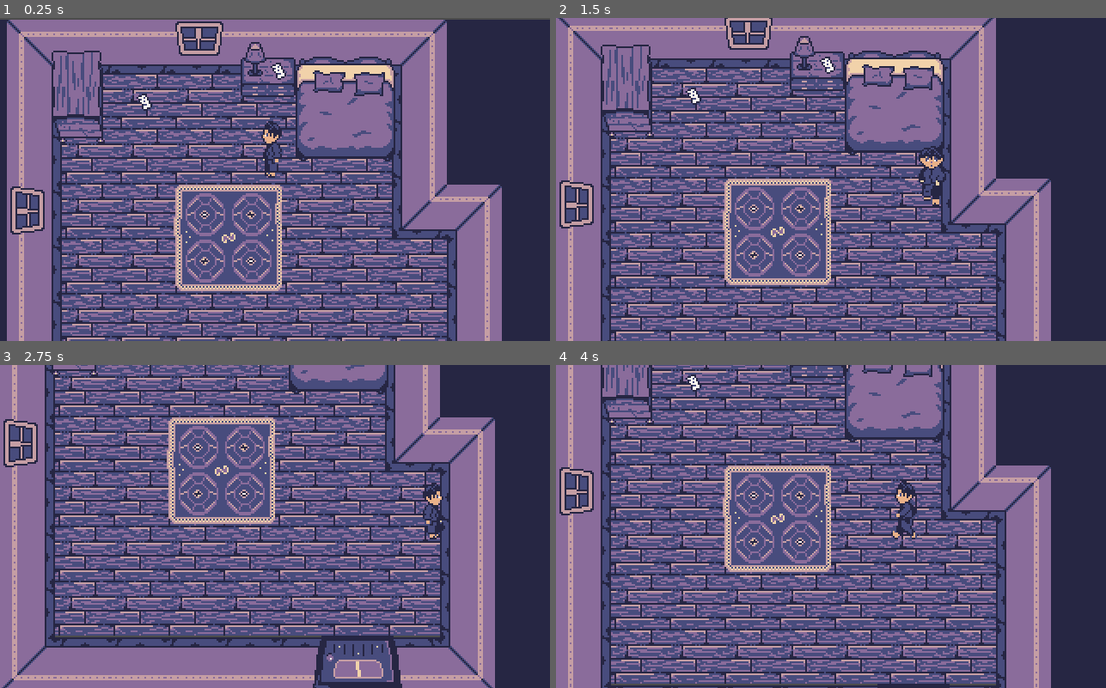
Above: before the commit, frames 1-4 (two rows, left to right).
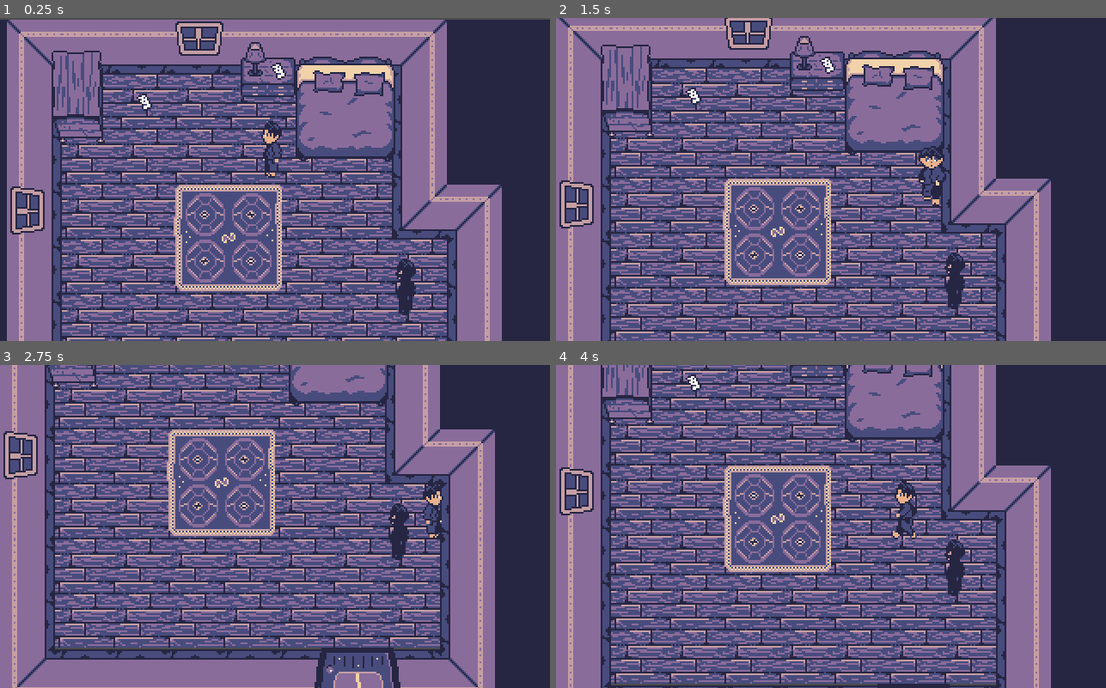
Above: after the commit, the same moments.

Repository: chickendude/dark-pages
Game: Godot game, scene res://Maps/WillsRoom.tscn
The game is run twice, just before and just after one commit, with the same random seed, the same clock (stepped at 60 frames per second) and the same inputs.
Inputs:
- Up to frame 1 (0.25 s): no input
- Up to frame 2 (1.5 s): tap Enter (ui_accept) at 0.5, 1.35 s; hold Right (ui_right) 0.53-1.28 s; hold Enter (ui_accept) 0.53-1.28 s; hold Down (ui_down) from 1.28 s (still down)
- Up to frame 3 (2.75 s): tap Enter (ui_accept) at 1.52, 1.82 s; release Down (ui_down) at 2.03 s; hold Right (ui_right) from 2.03 s (still down); hold Enter (ui_accept) from 2.03 s (still down)
- Up to frame 4 (4 s): release Right (ui_right) at 2.78 s; release Enter (ui_accept) at 2.78 s; hold Up (ui_up) 2.78-3.53 s; tap Enter (ui_accept) at 2.85, 3.02, 3.32 s; hold Left (ui_left) from 3.53 s (still down); hold Enter (ui_accept) from 3.53 s (still down)

The runs differ from the first frame. In frame 1, 0.4% of the frame differs, in the area x 71-76%, y 74-93%; in frame 2, 0.4%; in frame 3, 43%, in the area x 0-90%, y 0-100%; in frame 4, 0.4%.

Commit message:
Add monster stepdad + check if player is in sight.

Diff:
--- /dev/null
+++ b/Characters/StepdadMonster.gd
@@ -0,0 +1,56 @@
+extends KinematicBody2D
+
+class_name StepdadMonster
+
+onready var animation_tree = $AnimationTree
+onready var animation_state = animation_tree["parameters/playback"]
+onready var sight_range = $SightRangeArea
+onready var raycast = $RayCast2D
+
+var direction := Vector2.ZERO
+var will_in_range := false
+var will : Will= null
+
+export var SPEED = 100
+
+func _ready():
+    var _e = sight_range.connect("body_entered", self, "_player_in_range")
+    _e = sight_range.connect("body_exited", self, "_player_out_of_range")
+
+func _physics_process(_delta):
+    if will_in_range:
+        _check_in_sight()
+    if direction:
+        animation_state.travel("Walk")
+        _set_animation_direction(direction)
+    else:
+        animation_state.travel("Idle")
+
+    var _e = move_and_slide(direction.normalized() * SPEED)
+
+func _unhandled_input(_event):
+#    direction.x = Input.get_action_strength("ui_right") - Input.get_action_strength("ui_left")
+#    direction.y = Input.get_action_strength("ui_down") - Input.get_action_strength("ui_up")
+    pass
+
+func _set_animation_direction(_direction):
+    animation_tree.set("parameters/Walk/blend_position", _direction)
+    animation_tree.set("parameters/Idle/blend_position", _direction)
+
+func _check_in_sight():
+    if will:
+        # raycast cast_to coordinates are local to the raycast, so need to account for that
+        raycast.cast_to = will.position - position - raycast.position - Vector2(0, 10)
+        raycast.force_raycast_update()
+        if not raycast.is_colliding():
+            print('Gotcha!')
+
+# signal functions
+
+func _player_in_range(body : Will):
+    will_in_range = true
+    will = body
+
+func _player_out_of_range(body : Will):
+    will_in_range = false
+    will = null
--- /dev/null
+++ b/Characters/StepdadMonster.tscn
@@ -0,0 +1,451 @@
+[gd_scene load_steps=27 format=2]
+
+[ext_resource path="res://data/sprites/characters/stepdad_monster.png" type="Texture" id=1]
+[ext_resource path="res://Characters/StepdadMonster.gd" type="Script" id=2]
+
+[sub_resource type="Animation" id=1]
+resource_name = "IdleDown"
+tracks/0/type = "value"
+tracks/0/path = NodePath("Sprite:frame")
+tracks/0/interp = 1
+tracks/0/loop_wrap = true
+tracks/0/imported = false
+tracks/0/enabled = true
+tracks/0/keys = {
+"times": PoolRealArray( 0 ),
+"transitions": PoolRealArray( 1 ),
+"update": 1,
+"values": [ 0 ]
+}
+tracks/1/type = "value"
+tracks/1/path = NodePath("PickUpArea2D:rotation_degrees")
+tracks/1/interp = 1
+tracks/1/loop_wrap = true
+tracks/1/imported = false
+tracks/1/enabled = true
+tracks/1/keys = {
+"times": PoolRealArray( 0 ),
+"transitions": PoolRealArray( 1 ),
+"update": 0,
+"values": [ 0.0 ]
+}
+tracks/2/type = "value"
+tracks/2/path = NodePath("PickUpArea2D:position")
+tracks/2/interp = 1
+tracks/2/loop_wrap = true
+tracks/2/imported = false
+tracks/2/enabled = true
+tracks/2/keys = {
+"times": PoolRealArray( 0 ),
+"transitions": PoolRealArray( 1 ),
+"update": 0,
+"values": [ Vector2( 0, 0 ) ]
+}
+
+[sub_resource type="Animation" id=2]
+resource_name = "IdleLeft"
+tracks/0/type = "value"
+tracks/0/path = NodePath("Sprite:frame")
+tracks/0/interp = 1
+tracks/0/loop_wrap = true
+tracks/0/imported = false
+tracks/0/enabled = true
+tracks/0/keys = {
+"times": PoolRealArray( 0 ),
+"transitions": PoolRealArray( 1 ),
+"update": 1,
+"values": [ 8 ]
+}
+tracks/1/type = "value"
+tracks/1/path = NodePath("PickUpArea2D:rotation_degrees")
+tracks/1/interp = 1
+tracks/1/loop_wrap = true
+tracks/1/imported = false
+tracks/1/enabled = true
+tracks/1/keys = {
+"times": PoolRealArray( 0 ),
+"transitions": PoolRealArray( 1 ),
+"update": 0,
+"values": [ 90.0 ]
+}
+tracks/2/type = "value"
+tracks/2/path = NodePath("PickUpArea2D:position")
+tracks/2/interp = 1
+tracks/2/loop_wrap = true
+tracks/2/imported = false
+tracks/2/enabled = true
+tracks/2/keys = {
+"times": PoolRealArray( 0 ),
+"transitions": PoolRealArray( 1 ),
+"update": 0,
+"values": [ Vector2( -6, -6 ) ]
+}
+
+[sub_resource type="Animation" id=3]
+resource_name = "IdleRight"
+tracks/0/type = "value"
+tracks/0/path = NodePath("Sprite:frame")
+tracks/0/interp = 1
+tracks/0/loop_wrap = true
+tracks/0/imported = false
+tracks/0/enabled = true
+tracks/0/keys = {
+"times": PoolRealArray( 0 ),
+"transitions": PoolRealArray( 1 ),
+"update": 1,
+"values": [ 4 ]
+}
+tracks/1/type = "value"
+tracks/1/path = NodePath("PickUpArea2D:rotation_degrees")
+tracks/1/interp = 1
+tracks/1/loop_wrap = true
+tracks/1/imported = false
+tracks/1/enabled = true
+tracks/1/keys = {
+"times": PoolRealArray( 0 ),
+"transitions": PoolRealArray( 1 ),
+"update": 0,
+"values": [ 270.0 ]
+}
+tracks/2/type = "value"
+tracks/2/path = NodePath("PickUpArea2D:position")
+tracks/2/interp = 1
+tracks/2/loop_wrap = true
+tracks/2/imported = false
+tracks/2/enabled = true
+tracks/2/keys = {
+"times": PoolRealArray( 0 ),
+"transitions": PoolRealArray( 1 ),
+"update": 0,
+"values": [ Vector2( 6, -6 ) ]
+}
+
+[sub_resource type="Animation" id=4]
+resource_name = "IdleUp"
+tracks/0/type = "value"
+tracks/0/path = NodePath("Sprite:frame")
+tracks/0/interp = 1
+tracks/0/loop_wrap = true
+tracks/0/imported = false
+tracks/0/enabled = true
+tracks/0/keys = {
+"times": PoolRealArray( 0 ),
+"transitions": PoolRealArray( 1 ),
+"update": 1,
+"values": [ 12 ]
+}
+tracks/1/type = "value"
+tracks/1/path = NodePath("PickUpArea2D:rotation_degrees")
+tracks/1/interp = 1
+tracks/1/loop_wrap = true
+tracks/1/imported = false
+tracks/1/enabled = true
+tracks/1/keys = {
+"times": PoolRealArray( 0 ),
+"transitions": PoolRealArray( 1 ),
+"update": 0,
+"values": [ 180.0 ]
+}
+tracks/2/type = "value"
+tracks/2/path = NodePath("PickUpArea2D:position")
+tracks/2/interp = 1
+tracks/2/loop_wrap = true
+tracks/2/imported = false
+tracks/2/enabled = true
+tracks/2/keys = {
+"times": PoolRealArray( 0 ),
+"transitions": PoolRealArray( 1 ),
+"update": 0,
+"values": [ Vector2( 0, -11 ) ]
+}
+
+[sub_resource type="Animation" id=5]
+length = 0.8
+loop = true
+tracks/0/type = "value"
+tracks/0/path = NodePath("Sprite:frame")
+tracks/0/interp = 1
+tracks/0/loop_wrap = true
+tracks/0/imported = false
+tracks/0/enabled = true
+tracks/0/keys = {
+"times": PoolRealArray( 0, 0.2, 0.4, 0.6 ),
+"transitions": PoolRealArray( 1, 1, 1, 1 ),
+"update": 1,
+"values": [ 1, 2, 3, 0 ]
+}
+tracks/1/type = "value"
+tracks/1/path = NodePath("PickUpArea2D:rotation_degrees")
+tracks/1/interp = 1
+tracks/1/loop_wrap = true
+tracks/1/imported = false
+tracks/1/enabled = true
+tracks/1/keys = {
+"times": PoolRealArray( 0 ),
+"transitions": PoolRealArray( 1 ),
+"update": 0,
+"values": [ 0.0 ]
+}
+tracks/2/type = "value"
+tracks/2/path = NodePath("PickUpArea2D:position")
+tracks/2/interp = 1
+tracks/2/loop_wrap = true
+tracks/2/imported = false
+tracks/2/enabled = true
+tracks/2/keys = {
+"times": PoolRealArray( 0 ),
+"transitions": PoolRealArray( 1 ),
+"update": 0,
+"values": [ Vector2( 0, 0 ) ]
+}
+
+[sub_resource type="Animation" id=6]
+length = 0.8
+loop = true
+tracks/0/type = "value"
+tracks/0/path = NodePath("Sprite:frame")
+tracks/0/interp = 1
+tracks/0/loop_wrap = true
+tracks/0/imported = false
+tracks/0/enabled = true
+tracks/0/keys = {
+"times": PoolRealArray( 0, 0.2, 0.4, 0.6 ),
+"transitions": PoolRealArray( 1, 1, 1, 1 ),
+"update": 1,
+"values": [ 9, 10, 11, 8 ]
+}
+tracks/1/type = "value"
+tracks/1/path = NodePath("PickUpArea2D:rotation_degrees")
+tracks/1/interp = 1
+tracks/1/loop_wrap = true
+tracks/1/imported = false
+tracks/1/enabled = true
+tracks/1/keys = {
+"times": PoolRealArray( 0 ),
+"transitions": PoolRealArray( 1 ),
+"update": 0,
+"values": [ 90.0 ]
+}
+tracks/2/type = "value"
+tracks/2/path = NodePath("PickUpArea2D:position")
+tracks/2/interp = 1
+tracks/2/loop_wrap = true
+tracks/2/imported = false
+tracks/2/enabled = true
+tracks/2/keys = {
+"times": PoolRealArray( 0 ),
+"transitions": PoolRealArray( 1 ),
+"update": 0,
+"values": [ Vector2( -6, -6 ) ]
+}
+
+[sub_resource type="Animation" id=7]
+length = 0.8
+loop = true
+tracks/0/type = "value"
+tracks/0/path = NodePath("Sprite:frame")
+tracks/0/interp = 1
+tracks/0/loop_wrap = true
+tracks/0/imported = false
+tracks/0/enabled = true
+tracks/0/keys = {
+"times": PoolRealArray( 0, 0.2, 0.4, 0.6 ),
+"transitions": PoolRealArray( 1, 1, 1, 1 ),
+"update": 1,
+"values": [ 5, 6, 7, 4 ]
+}
+tracks/1/type = "value"
+tracks/1/path = NodePath("PickUpArea2D:rotation_degrees")
+tracks/1/interp = 1
+tracks/1/loop_wrap = true
+tracks/1/imported = false
+tracks/1/enabled = true
+tracks/1/keys = {
+"times": PoolRealArray( 0 ),
+"transitions": PoolRealArray( 1 ),
+"update": 0,
+"values": [ 270.0 ]
+}
+tracks/2/type = "value"
+tracks/2/path = NodePath("PickUpArea2D:position")
+tracks/2/interp = 1
+tracks/2/loop_wrap = true
+tracks/2/imported = false
+tracks/2/enabled = true
+tracks/2/keys = {
+"times": PoolRealArray( 0 ),
+"transitions": PoolRealArray( 1 ),
+"update": 0,
+"values": [ Vector2( 6, -6 ) ]
+}
+
+[sub_resource type="Animation" id=8]
+length = 0.8
+loop = true
+tracks/0/type = "value"
+tracks/0/path = NodePath("Sprite:frame")
+tracks/0/interp = 1
+tracks/0/loop_wrap = true
+tracks/0/imported = false
+tracks/0/enabled = true
+tracks/0/keys = {
+"times": PoolRealArray( 0, 0.2, 0.4, 0.6 ),
+"transitions": PoolRealArray( 1, 1, 1, 1 ),
+"update": 1,
+"values": [ 13, 14, 15, 12 ]
+}
+tracks/1/type = "value"
+tracks/1/path = NodePath("PickUpArea2D:rotation_degrees")
+tracks/1/interp = 1
+tracks/1/loop_wrap = true
+tracks/1/imported = false
+tracks/1/enabled = true
+tracks/1/keys = {
+"times": PoolRealArray( 0 ),
+"transitions": PoolRealArray( 1 ),
+"update": 0,
+"values": [ 180.0 ]
+}
+tracks/2/type = "value"
+tracks/2/path = NodePath("PickUpArea2D:position")
+tracks/2/interp = 1
+tracks/2/loop_wrap = true
+tracks/2/imported = false
+tracks/2/enabled = true
+tracks/2/keys = {
+"times": PoolRealArray( 0 ),
+"transitions": PoolRealArray( 1 ),
+"update": 0,
+"values": [ Vector2( 0, -11 ) ]
+}
+
+[sub_resource type="AnimationNodeAnimation" id=9]
+animation = "IdleLeft"
+
+[sub_resource type="AnimationNodeAnimation" id=10]
+animation = "IdleDown"
+
+[sub_resource type="AnimationNodeAnimation" id=11]
+animation = "IdleRight"
+
+[sub_resource type="AnimationNodeAnimation" id=12]
+animation = "IdleUp"
+
+[sub_resource type="AnimationNodeBlendSpace2D" id=13]
+blend_point_0/node = SubResource( 9 )
+blend_point_0/pos = Vector2( -1, 0 )
+blend_point_1/node = SubResource( 10 )
+blend_point_1/pos = Vector2( 0, 1.1 )
+blend_point_2/node = SubResource( 11 )
+blend_point_2/pos = Vector2( 1, 0 )
+blend_point_3/node = SubResource( 12 )
+blend_point_3/pos = Vector2( 0, -1.1 )
+min_space = Vector2( -1, -1.1 )
+max_space = Vector2( 1, 1.1 )
+blend_mode = 1
+
+[sub_resource type="AnimationNodeAnimation" id=14]
+animation = "WalkLeft"
+
+[sub_resource type="AnimationNodeAnimation" id=15]
+animation = "WalkDown"
+
+[sub_resource type="AnimationNodeAnimation" id=16]
+animation = "WalkRight"
+
+[sub_resource type="AnimationNodeAnimation" id=17]
+animation = "WalkUp"
+
+[sub_resource type="AnimationNodeBlendSpace2D" id=18]
+blend_point_0/node = SubResource( 14 )
+blend_point_0/pos = Vector2( -1, 0 )
+blend_point_1/node = SubResource( 15 )
+blend_point_1/pos = Vector2( 0, 1.1 )
+blend_point_2/node = SubResource( 16 )
+blend_point_2/pos = Vector2( 1, 0 )
+blend_point_3/node = SubResource( 17 )
+blend_point_3/pos = Vector2( 0, -1.1 )
+min_space = Vector2( -1, -1.1 )
+max_space = Vector2( 1, 1.1 )
+blend_mode = 1
+
+[sub_resource type="AnimationNodeStateMachineTransition" id=19]
+
+[sub_resource type="AnimationNodeStateMachineTransition" id=20]
+
+[sub_resource type="AnimationNodeStateMachine" id=21]
+states/Idle/node = SubResource( 13 )
+states/Idle/position = Vector2( 489, 145 )
+states/Walk/node = SubResource( 18 )
+states/Walk/position = Vector2( 678, 145 )
+transitions = [ "Idle", "Walk", SubResource( 19 ), "Walk", "Idle", SubResource( 20 ) ]
+start_node = "Idle"
+
+[sub_resource type="AnimationNodeStateMachinePlayback" id=22]
+
+[sub_resource type="CapsuleShape2D" id=23]
+radius = 5.0
+height = 2.0
+
+[sub_resource type="RectangleShape2D" id=24]
+extents = Vector2( 6, 5 )
+
+[node name="StepdadMonster" type="KinematicBody2D" groups=[
+"Will",
+]]
+collision_layer = 4
+collision_mask = 2147483651
+script = ExtResource( 2 )
+
+[node name="Sprite" type="Sprite" parent="."]
+texture = ExtResource( 1 )
+offset = Vector2( 0, -19 )
+vframes = 4
+hframes = 4
+frame = 8
+
+[node name="AnimationPlayer" type="AnimationPlayer" parent="."]
+anims/IdleDown = SubResource( 1 )
+anims/IdleLeft = SubResource( 2 )
+anims/IdleRight = SubResource( 3 )
+anims/IdleUp = SubResource( 4 )
+anims/WalkDown = SubResource( 5 )
+anims/WalkLeft = SubResource( 6 )
+anims/WalkRight = SubResource( 7 )
+anims/WalkUp = SubResource( 8 )
+
+[node name="AnimationTree" type="AnimationTree" parent="."]
+tree_root = SubResource( 21 )
+anim_player = NodePath("../AnimationPlayer")
+active = true
+parameters/playback = SubResource( 22 )
+parameters/Idle/blend_position = Vector2( 0, 0 )
+parameters/Walk/blend_position = Vector2( 0, 0 )
+
+[node name="CollisionShape2D" type="CollisionShape2D" parent="."]
+position = Vector2( 0, -6 )
+rotation = 1.5708
+shape = SubResource( 23 )
+
+[node name="PickUpArea2D" type="Area2D" parent="." groups=[
+"Will",
+]]
+position = Vector2( -6, -6 )
+rotation = 1.5708
+
+[node name="CollisionShape2D" type="CollisionShape2D" parent="PickUpArea2D"]
+position = Vector2( 0, 5 )
+shape = SubResource( 24 )
+
+[node name="SightRangeArea" type="Area2D" parent="."]
+collision_layer = 4
+collision_mask = 2
+
+[node name="CollisionShape2D" type="CollisionPolygon2D" parent="SightRangeArea"]
+polygon = PoolVector2Array( 0, -30, -200, -100, -200, 100, 0, 0 )
+
+[node name="RayCast2D" type="RayCast2D" parent="."]
+position = Vector2( 0, -26 )
+enabled = true
+cast_to = Vector2( 0, 0 )
+collision_mask = 3
--- a/Characters/Will.gd
+++ b/Characters/Will.gd
@@ -10,33 +10,33 @@
 export var SPEED = 100
 
 func _ready():
-	if Event.game_started:
-		position = Event.player_position
-		_set_animation_direction(Event.player_direction)
-	var _e = Event.connect("push_player_back", self, "_push_player_back")
+    if Event.game_started:
+        position = Event.player_position
+        _set_animation_direction(Event.player_direction)
+    var _e = Event.connect("push_player_back", self, "_push_player_back")
 
 func _process(_delta):
-	if direction:
-		animation_state.travel("Walk")
-		_set_animation_direction(direction)
-	else:
-		animation_state.travel("Idle")
+    if direction:
+        animation_state.travel("Walk")
+        _set_animation_direction(direction)
+    else:
+        animation_state.travel("Idle")
 
-	var _e = move_and_slide(direction.normalized() * SPEED)
+    var _e = move_and_slide(direction.normalized() * SPEED)
 
 func _unhandled_input(_event):
-	direction.x = Input.get_action_strength("ui_right") - Input.get_action_strength("ui_left")
-	direction.y = Input.get_action_strength("ui_down") - Input.get_action_strength("ui_up")
+    direction.x = Input.get_action_strength("ui_right") - Input.get_action_strength("ui_left")
+    direction.y = Input.get_action_strength("ui_down") - Input.get_action_strength("ui_up")
 
 func _set_animation_direction(_direction):
-	animation_tree.set("parameters/Walk/blend_position", _direction)
-	animation_tree.set("parameters/Idle/blend_position", _direction)
+    animation_tree.set("parameters/Walk/blend_position", _direction)
+    animation_tree.set("parameters/Idle/blend_position", _direction)
 
 func _push_player_back(_position):
-	print('push back')
-	self.position -= _position
+    print('push back')
+    self.position -= _position
 #	if _position.y:
 #		position.y = _position.y
 #	if _position.x:
 #		position.x = _position.x
-	direction = Vector2.ZERO
+    direction = Vector2.ZERO
--- a/Maps/WillsRoom.tscn
+++ b/Maps/WillsRoom.tscn
@@ -11,6 +11,7 @@
 [ext_resource path="res://Objects/WillsDoor.gd" type="Script" id=9]
 [ext_resource path="res://Objects/Window.tscn" type="PackedScene" id=10]
 [ext_resource path="res://Objects/DiaryPage.tscn" type="PackedScene" id=11]
+[ext_resource path="res://Characters/StepdadMonster.tscn" type="PackedScene" id=12]
 
 [sub_resource type="RectangleShape2D" id=1]
 extents = Vector2( 27, 28 )
@@ -130,3 +131,6 @@
 [node name="Camera2D" parent="." instance=ExtResource( 3 )]
 
 [node name="TextBox" parent="." instance=ExtResource( 8 )]
+
+[node name="StepdadMonster" parent="." instance=ExtResource( 12 )]
+position = Vector2( 234, 171 )
--- a/Objects/DiaryPage.gd
+++ b/Objects/DiaryPage.gd
@@ -5,32 +5,32 @@
 var in_range := false
 
 func _ready():
-	if not Event.diary_pages[page_number - 1].is_found:
-		var _e = connect("body_entered", self, "_on_body_entered")
-		_e = connect("area_entered", self, "_on_area_entered")
-		_e = connect("area_exited", self, "_on_area_exited")
-	else:
-		visible = false
+    if not Event.diary_pages[page_number - 1].is_found:
+        var _e = connect("body_entered", self, "_on_body_entered")
+        _e = connect("area_entered", self, "_on_area_entered")
+        _e = connect("area_exited", self, "_on_area_exited")
+    else:
+        visible = false
 
 func _unhandled_key_input(_event):
-	if in_range and Input.is_action_just_pressed("ui_accept"):
-		_pick_up_page()
+    if in_range and Input.is_action_just_pressed("ui_accept"):
+        _pick_up_page()
 
 func _on_area_entered(area):
-	if area.is_in_group("Will"):
-		in_range = true
+    if area.is_in_group("Will"):
+        in_range = true
 
 func _on_area_exited(area):
-	if area.is_in_group("Will"):
-		in_range = false
+    if area.is_in_group("Will"):
+        in_range = false
 
 func _on_body_entered(body: Will):
-	if body and body.is_in_group("Will"):
-		_pick_up_page()
+    if body and body.is_in_group("Will"):
+        _pick_up_page()
 
 func _pick_up_page():
-	var diary_page : DiaryPage = Event.diary_pages[page_number - 1]
-	Event.display_text("Found diary page number " + str(diary_page.page_number))
-	Event.display_text(diary_page.text)
-	diary_page.is_found = true
-	self.queue_free()
+    var diary_page : DiaryPage = Event.diary_pages[page_number - 1]
+    Event.display_text("Found diary page number " + str(diary_page.page_number))
+    Event.display_text(diary_page.text)
+    diary_page.is_found = true
+    self.queue_free()
--- a/Objects/Door.gd
+++ b/Objects/Door.gd
@@ -7,8 +7,8 @@
 export (Vector2) var direction
 
 func _ready():
-	var _e = connect("body_entered", self, "_on_body_entered")
+    var _e = connect("body_entered", self, "_on_body_entered")
 
 func _on_body_entered(_body):
-	print('body: ' + _body.name)
-	Event.load_map(map_name, x, y, direction)
+    print('body: ' + _body.name)
+    Event.load_map(map_name, x, y, direction)
--- a/Objects/WillsDoor.gd
+++ b/Objects/WillsDoor.gd
@@ -1,8 +1,8 @@
 extends "res://Objects/Door.gd"
 
 func _on_body_entered(body):
-	if Event.events[Event.WILLS_DOOR_UNLOCKED]:
-		._on_body_entered(body)
-	else:
-		Event.display_text("Hmm... the door appears to be locked...")
-		Event.push_player_back(direction * 5)
+    if Event.events[Event.WILLS_DOOR_UNLOCKED]:
+        ._on_body_entered(body)
+    else:
+        Event.display_text("Hmm... the door appears to be locked...")
+        Event.push_player_back(direction * 5)
--- a/Objects/Window.gd
+++ b/Objects/Window.gd
@@ -11,24 +11,24 @@
 const PLAYER_HITBOX_HEIGHT = 12
 
 func _ready():
-	var _e = $Area2D.connect("body_entered", self, "_on_body_entered")
-	if lights_on:
-		$Sprite.texture = load("res://data/sprites/objects/window_light.png")
+    var _e = $Area2D.connect("body_entered", self, "_on_body_entered")
+    if lights_on:
+        $Sprite.texture = load("res://data/sprites/objects/window_light.png")
 
 func _on_body_entered(body):
-	print(body.name)
-	if text:
-		Event.display_text(text)
-		Event.push_player_back(direction)
-	else:
-		Event.load_map(map_name, x, y, direction)
+    print(body.name)
+    if text:
+        Event.display_text(text)
+        Event.push_player_back(direction)
+    else:
+        Event.load_map(map_name, x, y, direction)
 
 func _set_lights_on(_on):
-	lights_on = _on
-	if lights_on:
-		$Sprite.texture = load("res://data/sprites/objects/window_light.png")
-	else:
-		$Sprite.texture = load("res://data/sprites/objects/window.png")
+    lights_on = _on
+    if lights_on:
+        $Sprite.texture = load("res://data/sprites/objects/window_light.png")
+    else:
+        $Sprite.texture = load("res://data/sprites/objects/window.png")
 
 func _get_lights_on():
-	return lights_on
+    return lights_on
--- a/Singletons/Event.gd
+++ b/Singletons/Event.gd
@@ -1,13 +1,14 @@
 extends Node
 
 enum {
-	WILLS_DOOR_UNLOCKED
+    WILLS_DOOR_UNLOCKED,
+    BELLAS_ROOM_CUTSCENE,
 }
 
 const TILE_SIZE = 32
 var diary_pages = [
-	preload("res://DiaryPages/DiaryPage1.tres"),
-	preload("res://DiaryPages/DiaryPage2.tres")
+    preload("res://DiaryPages/DiaryPage1.tres"),
+    preload("res://DiaryPages/DiaryPage2.tres")
 ]
 
 
@@ -20,34 +21,34 @@
 signal push_player_back(position)
 
 func _ready():
-	for _i in range(5):
-		events.append(false)
+    for _i in range(5):
+        events.append(false)
 
 
 # load a map and place the player in the proper coordinates
 func load_map(map_name, x, y, direction : Vector2):
 #	print(map_name)
 #	print(direction)
-	game_started = true
-	var offset_y : int
-	var offset_x : int
-	if direction.y != 0:
-		offset_y = 15 if direction.y > 0 else 32
-		offset_x = 15
-	else:
-		offset_y = 28
-		offset_x = 7 if direction.x > 0 else 25
-	player_position = Vector2(x * TILE_SIZE + offset_x, y * TILE_SIZE + offset_y)
-	player_direction = direction
-	var _e = get_tree().change_scene('res://Maps/' + map_name + '.tscn')
+    game_started = true
+    var offset_y : int
+    var offset_x : int
+    if direction.y != 0:
+        offset_y = 15 if direction.y > 0 else 32
+        offset_x = 15
+    else:
+        offset_y = 28
+        offset_x = 7 if direction.x > 0 else 25
+    player_position = Vector2(x * TILE_SIZE + offset_x, y * TILE_SIZE + offset_y)
+    player_direction = direction
+    var _e = get_tree().change_scene('res://Maps/' + map_name + '.tscn')
 
 
 # prepare a text to be drawn to the screen
 func display_text(text):
-	emit_signal("display_text", text)
+    emit_signal("display_text", text)
 
 
 # if the player collides with something that should push it back but doesn't
 # have StaticBody2D
 func push_player_back(position):
-	emit_signal("push_player_back", position)
+    emit_signal("push_player_back", position)
--- a/UI/TextBox.gd
+++ b/UI/TextBox.gd
@@ -6,26 +6,26 @@
 var texts : Array
 
 func _ready():
-	textbox.visible = false
-	label.text = ''
-	var _e = Event.connect("display_text", self, "_queue_text")
+    textbox.visible = false
+    label.text = ''
+    var _e = Event.connect("display_text", self, "_queue_text")
 
 
 func _unhandled_key_input(event):
-	if event.is_action_pressed("ui_accept"):
-		_next_text()
+    if event.is_action_pressed("ui_accept"):
+        _next_text()
 
 func _queue_text(_text):
-	texts.append(_text)
-	if not textbox.visible:
-		_next_text()
-	textbox.visible = true
-	get_tree().paused = true
+    texts.append(_text)
+    if not textbox.visible:
+        _next_text()
+    textbox.visible = true
+    get_tree().paused = true
 
 func _next_text():
-	var text = texts.pop_front()
-	if text:
-		label.text = text
-	else:
-		textbox.visible = false
-		get_tree().paused = false
+    var text = texts.pop_front()
+    if text:
+        label.text = text
+    else:
+        textbox.visible = false
+        get_tree().paused = false
--- a/project.godot
+++ b/project.godot
@@ -15,12 +15,18 @@
 "path": "res://DiaryPages/DiaryPage.gd"
 }, {
 "base": "KinematicBody2D",
+"class": "StepdadMonster",
+"language": "GDScript",
+"path": "res://Characters/StepdadMonster.gd"
+}, {
+"base": "KinematicBody2D",
 "class": "Will",
 "language": "GDScript",
 "path": "res://Characters/Will.gd"
 } ]
 _global_script_class_icons={
 "DiaryPage": "",
+"StepdadMonster": "",
 "Will": ""
 }
 
Not shown: 1 places in Maps/WillsRoom.tscn that only renumber resources
Binary file added: data/sprites/characters/stepdad_monster.aseprite
Binary file added: data/sprites/characters/stepdad_monster.png
Not shown, added: data/sprites/characters/stepdad_monster.png.import
